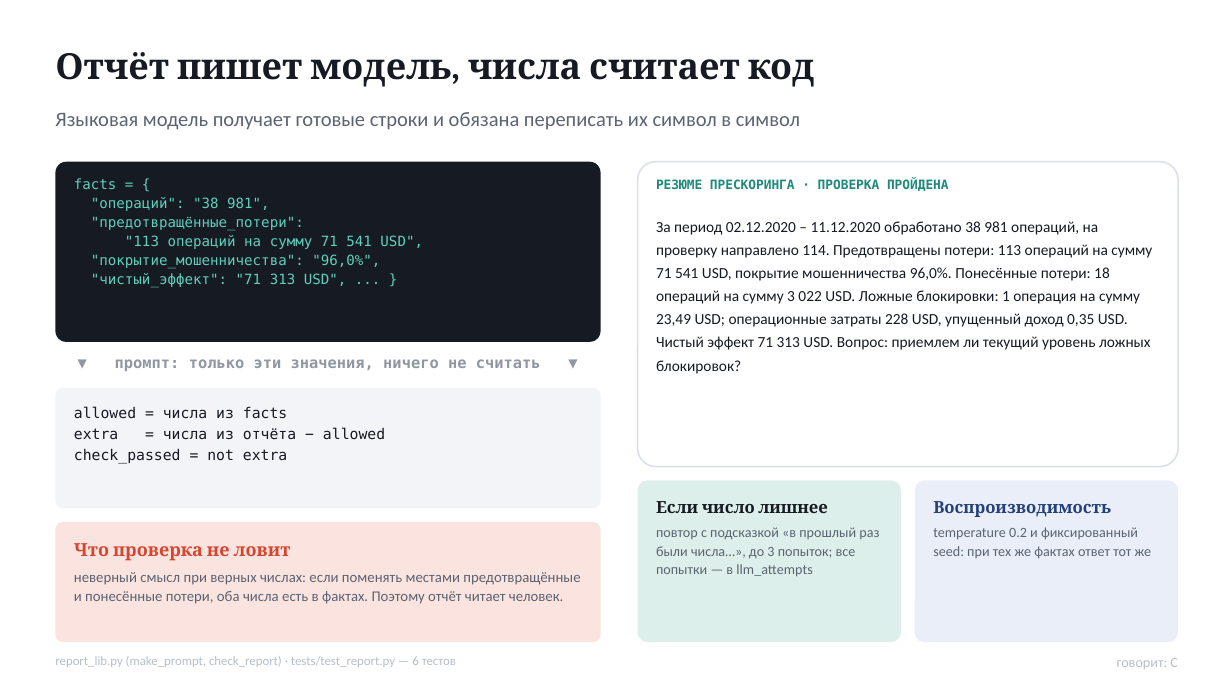
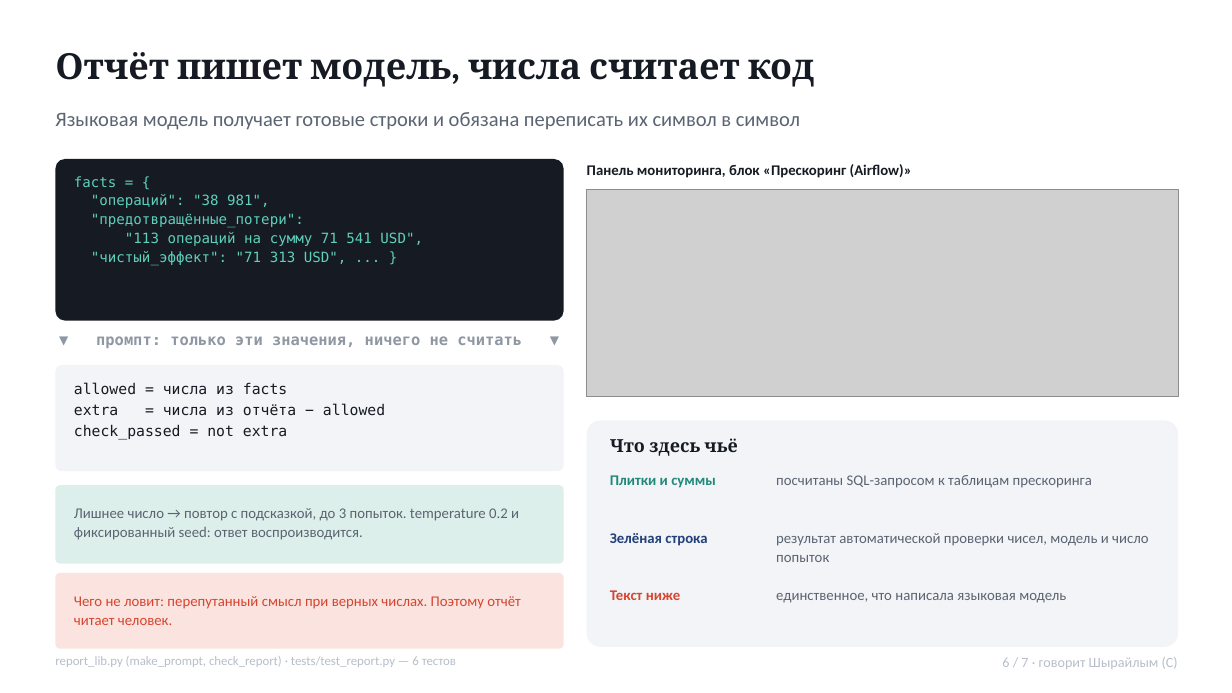
Before and after one commit to shrailymadil-debug/antifraud, a slide deck: slide 6 of docs/presentations/Неделя6_презентация.pptx. Drawn at 1232x693 pixels with LibreOffice and Linux fonts; fonts in the diff are those of the drawing; grey boxes stand for pictures. Boxes give left, top, right and bottom in pixels: in the first picture for what was removed or moved away, otherwise in the second. Text is boxed around its words. In the diff, an @@ line names an element or a change of style, - is before the commit and + after.

```diff
--- a/docs/presentations/Неделя6_презентация.pptx
+++ b/docs/presentations/Неделя6_презентация.pptx
@@ rounded rectangle: place and size @@
-rounded rectangle at bbox=[55, 162, 601, 342]
+rounded rectangle at bbox=[55, 159, 564, 321]
@@ text added at bbox=[587, 164, 912, 178], 11.5 pt, text #161A22, bold @@
+Панель мониторинга, блок «Прескоринг (Airflow)»
@@ text removed at bbox=[656, 179, 949, 191] @@
-РЕЗЮМЕ ПРЕСКОРИНГА · ПРОВЕРКА ПРОЙДЕНА
@@ picture added at bbox=[587, 189, 1178, 396] @@
@@ text removed at bbox=[656, 221, 1152, 374] @@
-За период 02.12.2020 – 11.12.2020 обработано 38 981 операций, на проверку направлено 114. Предотвращены потери: 113 операций на сумму 71 541 USD, покрытие мошенничества 96,0%. Понесённые потери: 18 операций на сумму 3 022 USD. Ложные блокировки: 1 операция на сумму 23,49 USD; операционные затраты 228 USD, упущенный доход 0,35 USD. Чистый эффект 71 313 USD. Вопрос: приемлем ли текущий уровень ложных блокировок?
@@ text at bbox=[91, 254, 380, 268]: paragraph removed @@
-"покрытие_мошенничества": "96,0%",
@@ text "▼ промпт: только эти значения, ...": place and size @@
-text "▼ промпт: только эти значения, ..." at bbox=[115, 359, 541, 371]
+text "▼ промпт: только эти значения, ..." at bbox=[96, 336, 522, 348]
@@ rounded rectangle: place and size @@
-rounded rectangle at bbox=[55, 388, 601, 508]
+rounded rectangle at bbox=[55, 365, 564, 471]
@@ text "allowed = числа из facts": place and size @@
-text "allowed = числа из facts" at bbox=[74, 406, 385, 464]
+text "allowed = числа из facts" at bbox=[74, 382, 385, 440]
@@ rounded rectangle added at bbox=[587, 421, 1178, 647], fill #F2F4F7 @@
@@ text added at bbox=[610, 438, 737, 456], 14 pt, text #161A22, bold @@
+Что здесь чьё
@@ text added at bbox=[610, 475, 716, 488], 11.5 pt, text #1F8A7A, bold @@
+Плитки и суммы
@@ text added at bbox=[776, 475, 1092, 488], 11.5 pt, text #5B6472 @@
+посчитаны SQL-запросом к таблицам прескоринга
@@ rounded rectangle: place and size @@
-rounded rectangle at bbox=[55, 522, 601, 642]
+rounded rectangle at bbox=[55, 485, 564, 564]
@@ rounded rectangle at bbox=[55, 485, 564, 564]: fill #FBE3DF to #DDEFEA @@
@@ text added at bbox=[74, 508, 519, 540], 11.5 pt, text #5B6472 @@
+Лишнее число → повтор с подсказкой, до 3 попыток. temperature 0.2 и фиксированный seed: ответ воспроизводится.
@@ rounded rectangle removed at bbox=[638, 481, 901, 642] @@
@@ text removed at bbox=[656, 501, 828, 513] @@
-Если число лишнее
@@ rounded rectangle removed at bbox=[915, 481, 1178, 642] @@
@@ text removed at bbox=[933, 501, 1111, 517] @@
-Воспроизводимость
@@ text added at bbox=[610, 533, 707, 546], 11.5 pt, text #23407A, bold @@
+Зелёная строка
@@ text removed at bbox=[656, 527, 879, 576] @@
-повтор с подсказкой «в прошлый раз были числа…», до 3 попыток; все попытки — в llm_attempts
@@ text added at bbox=[776, 533, 1149, 562], 11.5 pt, text #5B6472 @@
+результат автоматической проверки чисел, модель и число попыток
@@ text removed at bbox=[933, 527, 1152, 559] @@
-temperature 0.2 и фиксированный seed: при тех же фактах ответ тот же
@@ text removed at bbox=[74, 543, 291, 561] @@
-Что проверка не ловит
@@ rounded rectangle: place and size @@
-rounded rectangle at bbox=[638, 162, 1178, 467]
+rounded rectangle at bbox=[55, 573, 564, 649]
@@ rounded rectangle at bbox=[55, 573, 564, 649]: fill #FFFFFF to #FBE3DF; outline #DCE0E8 1.25 pt to none @@
@@ text at bbox=[74, 596, 520, 625]: text changed; text colour #5B6472 to #D6452F @@
-неверный смысл при верных числах: если поменять местами предотвращённые и понесённые потери, оба числа есть в фактах. Поэтому отчёт читает человек.
+Чего не ловит: перепутанный смысл при верных числах. Поэтому отчёт читает человек.
@@ text added at bbox=[610, 590, 680, 600], 11.5 pt, text #D6452F, bold @@
+Текст ниже
@@ text added at bbox=[776, 593, 1066, 603], 11.5 pt, text #5B6472 @@
+единственное, что написала языковая модель
@@ text at bbox=[1002, 657, 1178, 669]: text changed @@
-говорит: C
+6 / 7 · говорит Шырайлым (C)
```
Also in this commit, not shown: 6 other slides changed, 1 other file.
